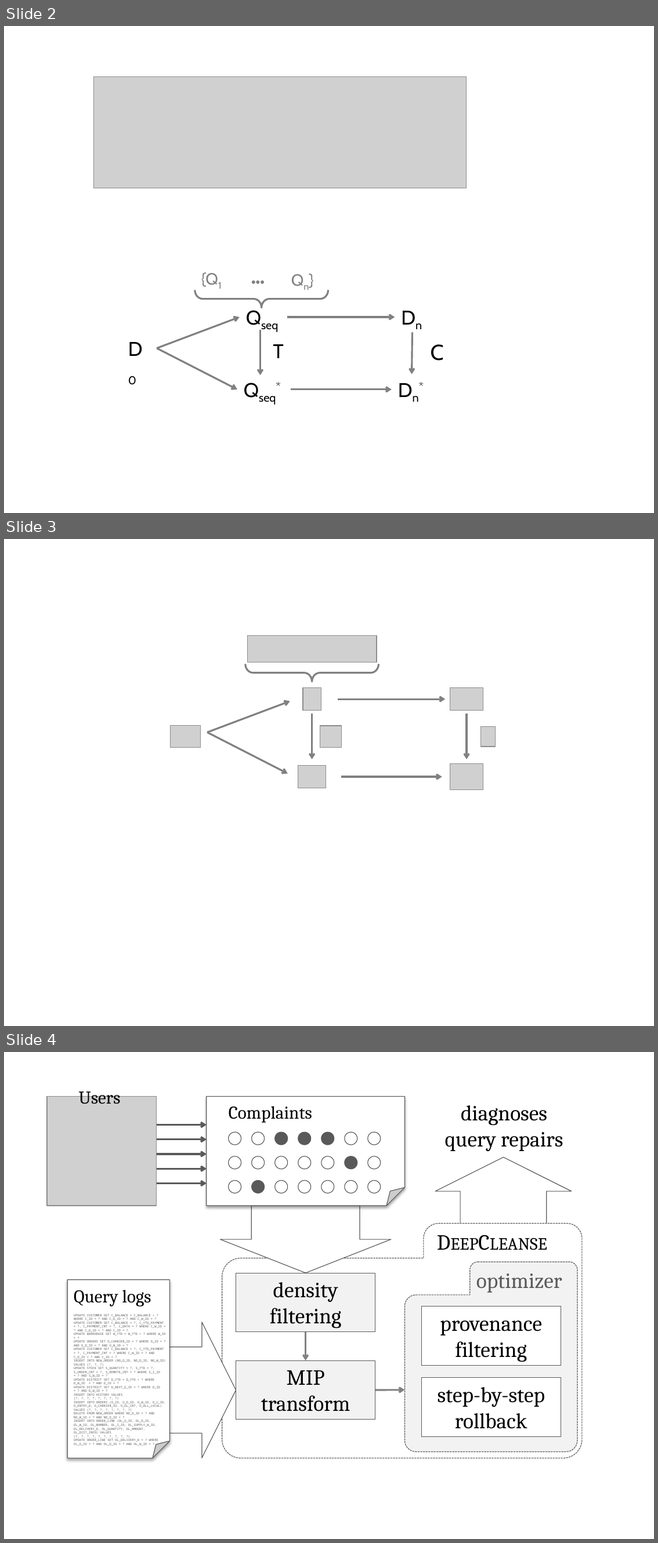
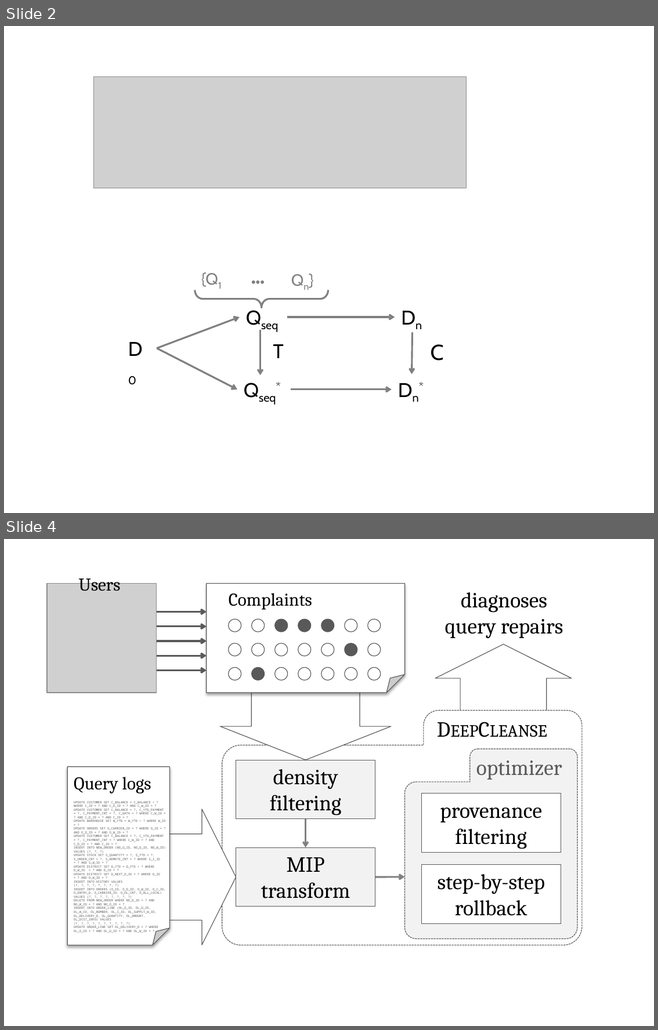
Before and after one commit to xlwang/queryprovenance, a slide deck: docs/vldb15/figures/figs.pptx. Shown one above the other, each under a label of ours: slides 2, 3 and 4 before the commit, slides 2 and 4 after it; the slides between them are not shown. The pictures are 658x1543 and 658x1030 pixels, drawn with LibreOffice and Linux fonts; fonts in the diff are those of the drawing; grey boxes stand for pictures. Boxes give left, top, right and bottom in pixels: in the first picture for what was removed or moved away, otherwise in the second. Text is boxed around its words. In the diff, an @@ line names an element or a change of style, - is before the commit and + after.

```diff
--- a/docs/vldb15/figures/figs.pptx
+++ b/docs/vldb15/figures/figs.pptx
@@ slide 3 removed at bbox=[4, 539, 654, 1026], background #FFFFFF @@
@@ picture removed at bbox=[247, 636, 376, 663] @@
@@ left brace removed at bbox=[245, 664, 378, 681] @@
@@ picture removed at bbox=[303, 687, 321, 710] @@
@@ picture removed at bbox=[449, 687, 482, 710] @@
@@ arrow removed from (208, 733) to (290, 701) @@
@@ arrow removed from (338, 700) to (445, 700) @@
@@ picture removed at bbox=[170, 725, 201, 748] @@
@@ arrow removed from (312, 714) to (312, 759) @@
@@ picture removed at bbox=[320, 725, 341, 747] @@
@@ arrow removed from (466, 714) to (466, 759) @@
@@ picture removed at bbox=[480, 727, 495, 747] @@
@@ arrow removed from (208, 733) to (287, 773) @@
@@ picture removed at bbox=[449, 764, 482, 790] @@
@@ picture removed at bbox=[297, 765, 325, 788] @@
@@ arrow removed from (341, 777) to (442, 777) @@
```
Also in this commit, not shown: 1 slide added, 5 other files.
